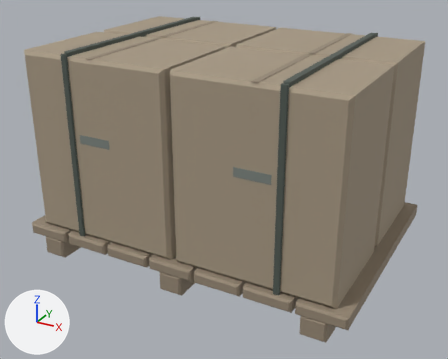
A saved change to the FBX model Assets/Resources/CombatWarehouse/Cargo.fbx.
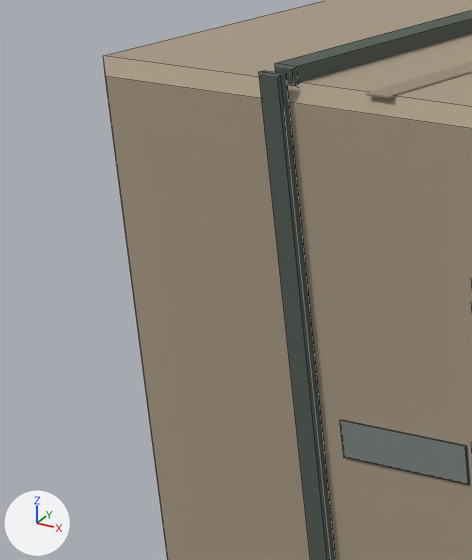
The first picture shows the older version from a camera (50 mm lens) standing at (1.64, -3.07, 1.94) and looking at (0.0, -0.09, 0.45). The close-ups show the older and then the newer version on the part from 0% to 25% of the width and 10% to 47% of the height of that picture. Only the edits that show in the close-ups are written down. Arrows for +X, +Y and +Z are at lower left; the lights stay in place. The close-ups show mesh edges as thin lines. Objects named as collision shapes, trigger or cutter boxes, shadow casters or lower levels of detail are left out. Where no turn or scale is listed for an object, it has been applied to the vertices.

Script lines for the objects in view, before the commit:
```python
me_cargo_cartonhandholds__concretedark = bpy.data.meshes.new('Cargo_CartonHandholds__ConcreteDark')
me_cargo_cartonhandholds__concretedark.from_pydata(...)  # 128 vertices, 112 faces; spans x -0.57..0.57, y -0.667..0.668, z 0.76..0.81
me_cargo_cartonhandholds__concretedark.materials.append(mat_fair_concretedark)  # grey #7c847e
me_cargo_load__cardboard = bpy.data.meshes.new('Cargo_Load__Cardboard')
me_cargo_load__cardboard.from_pydata(...)  # 64 vertices, 56 faces; spans x -0.93..0.93, y -0.66..0.67, z 0.18..1.23
me_cargo_load__cardboard.materials.append(mat_fair_cardboard)  # beige #a89984
me_cargo_loadstraps__rubber = bpy.data.meshes.new('Cargo_LoadStraps__Rubber')
me_cargo_loadstraps__rubber.from_pydata(...)  # 96 vertices, 84 faces; spans x -0.637..0.637, y -0.678..0.678, z 0.175..1.25
me_cargo_loadstraps__rubber.materials.append(mat_fair_rubber)  # dark grey #505952
ob_cartonhandholds__concretedark = bpy.data.objects.new('CartonHandholds__ConcreteDark', me_cargo_cartonhandholds__concretedark)
ob_cartonhandholds__concretedark.location = (0.0, 0.0, 0.0)
ob_load__cardboard = bpy.data.objects.new('Load__Cardboard', me_cargo_load__cardboard)
ob_load__cardboard.location = (0.0, 0.0, 0.0)
ob_loadstraps__rubber = bpy.data.objects.new('LoadStraps__Rubber', me_cargo_loadstraps__rubber)
ob_loadstraps__rubber.location = (0.0, 0.0, 0.0)
# also in view: 'CartonSeams__Timber' at (0.0, 0.0, 1.23)
```
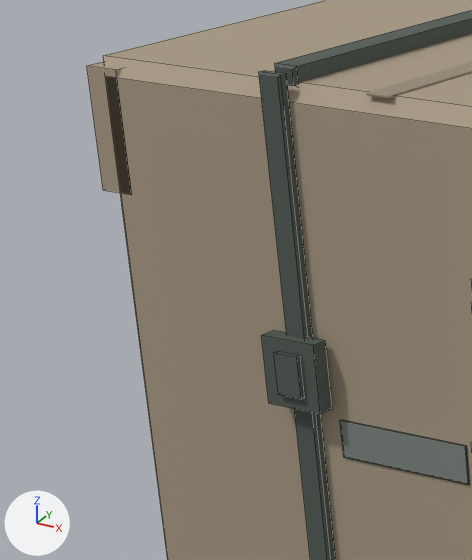
Where the change shows, as pixel boxes (x1, y1, x2, y2) in the close-ups (472 x 560 px):
```json
{"object": "Load__Cardboard", "change": "reshaped", "before": [103, 0, 472, 560], "after": [87, 0, 472, 560]}
{"part": 1, "of": "me_cargo_loadstraps__rubber", "change": "added", "after": [261, 331, 332, 414]}
{"part": 2, "of": "me_cargo_loadstraps__rubber", "change": "added", "after": [274, 351, 304, 399]}
{"part": 3, "of": "me_cargo_load__cardboard", "change": "added", "after": [87, 61, 132, 194], "on screen": "beige"}
```

Scene script edits in JSON lines:
```json
{"block": "me_cargo_loadstraps__rubber", "where": "# used by ob_loadstraps__rubber; location = (0.0, 0.0, 0.0)"}
{"op": "remove", "block": "me_cargo_loadstraps__rubber", "code": "me_cargo_loadstraps__rubber.from_pydata(...)  # 96 vertices, 84 faces; spans x -0.637..0.637, y -0.678..0.678, z 0.175..1.25"}
{"op": "add", "block": "me_cargo_loadstraps__rubber", "code": "me_cargo_loadstraps__rubber.from_pydata(...)  # 176 vertices, 144 faces; spans x -0.843..0.843, y -0.699..0.678, z 0.175..1.25"}
{"block": "me_cargo_loadstraps__rubber", "change": "me_cargo_loadstraps__rubber part 1: a new loose piece, a box spanning x -0.663..-0.577, y -0.693..-0.671, z 0.825..0.915, in mat_fair_rubber (dark grey #505952)"}
{"block": "me_cargo_loadstraps__rubber", "change": "me_cargo_loadstraps__rubber part 2: a new loose piece, a box spanning x -0.639..-0.601, y -0.699..-0.693, z 0.8425..0.8975, in mat_fair_rubber (dark grey #505952)"}
{"block": "me_cargo_loadstraps__rubber", "change": "other edits to the shape of me_cargo_loadstraps__rubber do not show in these pictures"}
{"block": "me_cargo_load__cardboard", "where": "# used by ob_load__cardboard; location = (0.0, 0.0, 0.0)"}
{"op": "remove", "block": "me_cargo_load__cardboard", "code": "me_cargo_load__cardboard.from_pydata(...)  # 64 vertices, 56 faces; spans x -0.93..0.93, y -0.66..0.67, z 0.18..1.23"}
{"op": "add", "block": "me_cargo_load__cardboard", "code": "me_cargo_load__cardboard.from_pydata(...)  # 96 vertices, 80 faces; spans x -0.94..0.94, y -0.66..0.67, z 0.18..1.23"}
{"block": "me_cargo_load__cardboard", "change": "me_cargo_load__cardboard part 3: a new loose piece, a box spanning x -0.935..-0.885, y -0.665..-0.575, z 1.06..1.22, in mat_fair_cardboard (beige #a89984)"}
{"block": "me_cargo_load__cardboard", "change": "other edits to the shape of me_cargo_load__cardboard do not show in these pictures"}
```
